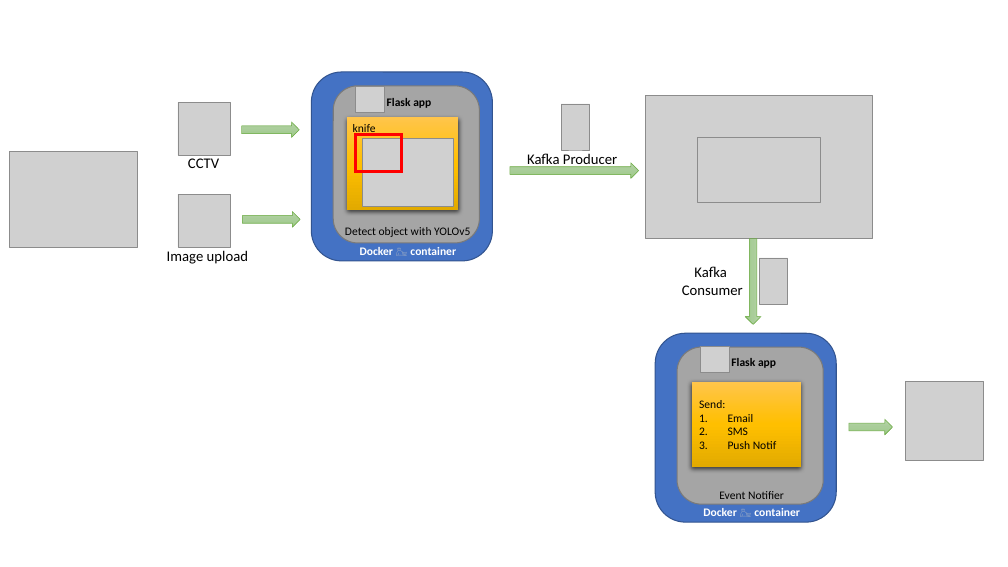
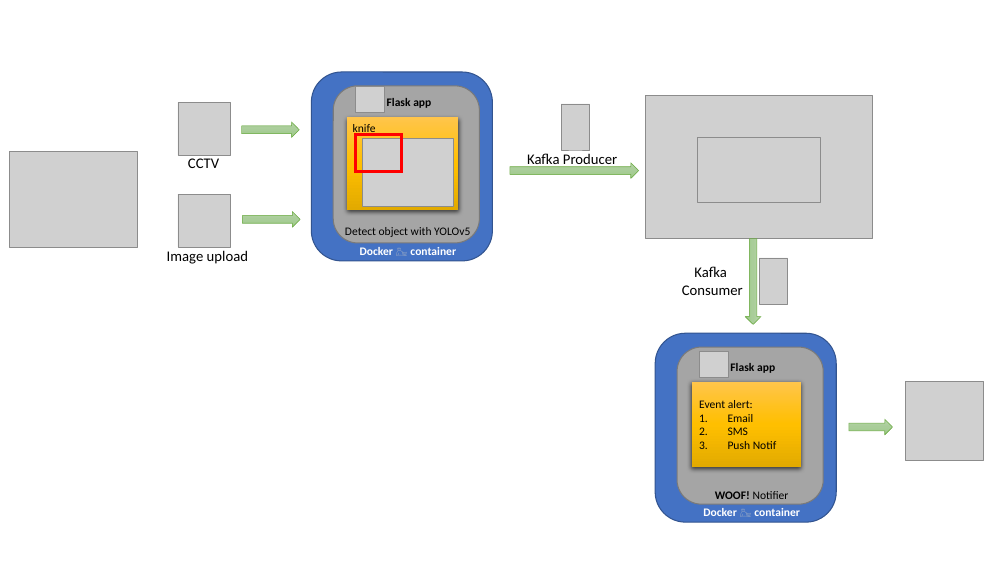
Before and after one commit to vikrantdeshpande09876/Weapons-Detector-WUPHF, a slide deck: slide 2 of Documentation/Logo-creation.pptx. Drawn at 1008x567 pixels with LibreOffice and Linux fonts; fonts in the diff are those of the drawing; grey boxes stand for pictures. Boxes give left, top, right and bottom in pixels: in the first picture for what was removed or moved away, otherwise in the second. Text is boxed around its words. In the diff, an @@ line names an element or a change of style, - is before the commit and + after.

```diff
--- a/Documentation/Logo-creation.pptx
+++ b/Documentation/Logo-creation.pptx
@@ picture: place and size @@
-picture at bbox=[700, 346, 729, 372]
+picture at bbox=[699, 352, 728, 377]
@@ text "Flask app": place and size @@
-text "Flask app" at bbox=[731, 358, 776, 368]
+text "Flask app" at bbox=[730, 363, 775, 373]
@@ text in rectangle at bbox=[699, 400, 753, 408]: text changed @@
-Send:
+Event alert:
@@ text at bbox=[715, 491, 789, 499]: text changed @@
-Event Notifier
+WOOF! Notifier
```
Also in this commit, not shown: 2 other files.
